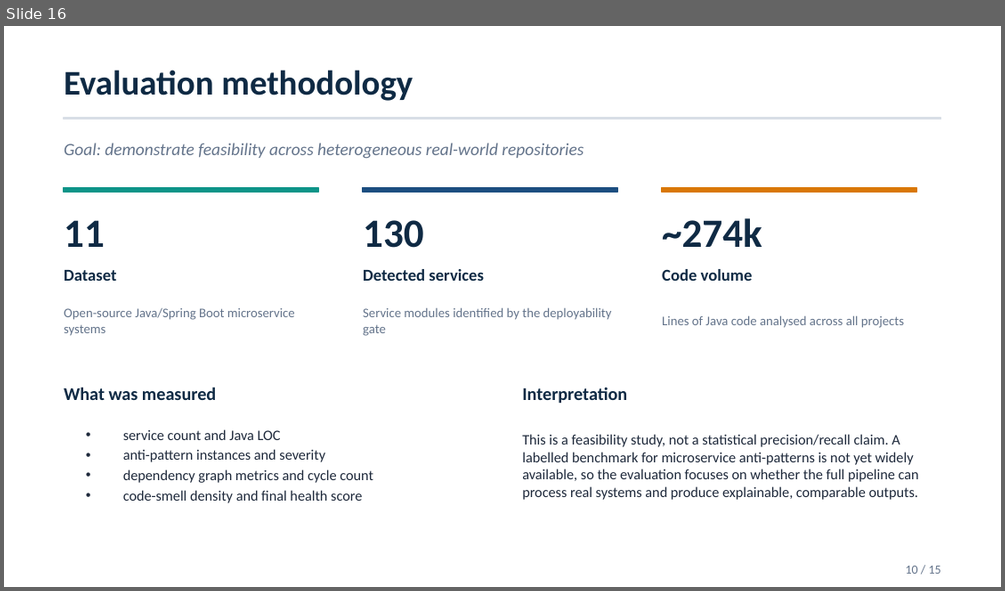
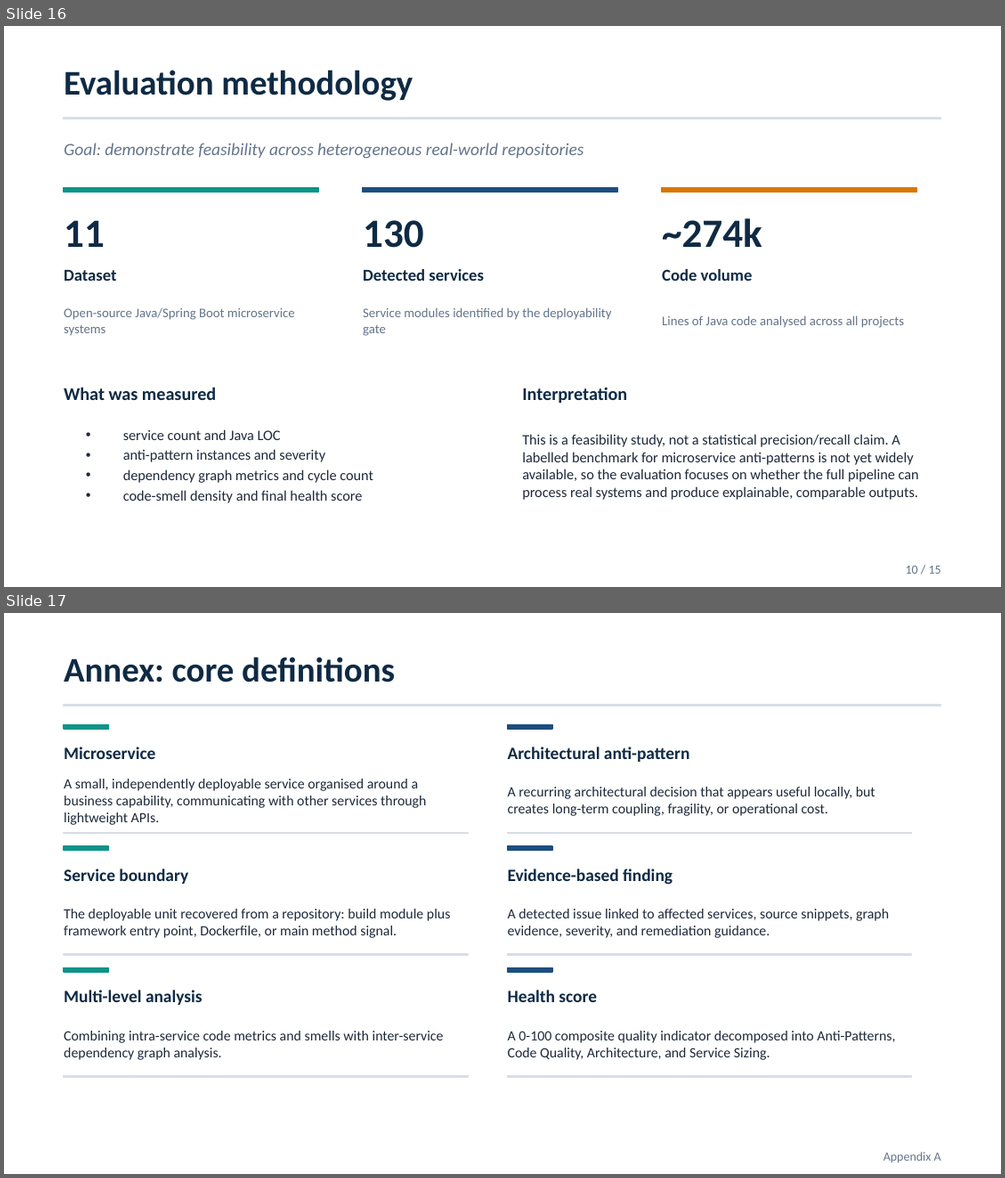
Before and after one commit to andrei45635/dissertation_backend, a slide deck: thesis/presentation/MSA_Detector_Defense_v2.pptx. Shown one above the other, each under a label of ours: slide 16 before the commit, slides 16 and 17 after it. The pictures are 1005x591 and 1005x1178 pixels, drawn with LibreOffice and Linux fonts; fonts in the diff are those of the drawing. Boxes give left, top, right and bottom in pixels: in the first picture for what was removed or moved away, otherwise in the second. Text is boxed around its words. In the diff, an @@ line names an element or a change of style, - is before the commit and + after.

```diff
--- a/thesis/presentation/MSA_Detector_Defense_v2.pptx
+++ b/thesis/presentation/MSA_Detector_Defense_v2.pptx
@@ slide 17 added at bbox=[4, 613, 1001, 1174], background #FFFFFF @@
@@ text added at bbox=[64, 657, 395, 682], 25 pt, text #0F2A44, bold @@
+Annex: core definitions
@@ rectangle added at bbox=[64, 705, 941, 706], fill #D8DEE6, outline #D8DEE6 1 pt @@
@@ rectangle added at bbox=[64, 724, 109, 729], fill #0D9488, outline #0D9488 1 pt @@
@@ rectangle added at bbox=[508, 724, 552, 729], fill #1C4E80, outline #1C4E80 1 pt @@
@@ text added at bbox=[64, 747, 155, 759], 12.5 pt, text #0F2A44, bold @@
+Microservice
@@ text added at bbox=[508, 747, 690, 762], 12.5 pt, text #0F2A44, bold @@
+Architectural anti-pattern
@@ text added at bbox=[64, 779, 426, 825], 10.2 pt, text #1E293B @@
+A small, independently deployable service organised around a business capability, communicating with other services through lightweight APIs.
@@ text added at bbox=[508, 787, 875, 816], 10.2 pt, text #1E293B @@
+A recurring architectural decision that appears useful locally, but creates long-term coupling, fragility, or operational cost.
@@ rectangle added at bbox=[64, 832, 468, 834], fill #D8DEE6, outline #D8DEE6 1 pt @@
@@ rectangle added at bbox=[64, 846, 109, 851], fill #0D9488, outline #0D9488 1 pt @@
@@ rectangle added at bbox=[508, 832, 911, 834], fill #D8DEE6, outline #D8DEE6 1 pt @@
@@ rectangle added at bbox=[508, 846, 552, 851], fill #1C4E80, outline #1C4E80 1 pt @@
@@ text added at bbox=[64, 868, 188, 884], 12.5 pt, text #0F2A44, bold @@
+Service boundary
@@ text added at bbox=[508, 868, 672, 884], 12.5 pt, text #0F2A44, bold @@
+Evidence-based finding
@@ text added at bbox=[64, 908, 450, 938], 10.2 pt, text #1E293B @@
+The deployable unit recovered from a repository: build module plus framework entry point, Dockerfile, or main method signal.
@@ text added at bbox=[508, 908, 889, 938], 10.2 pt, text #1E293B @@
+A detected issue linked to affected services, source snippets, graph evidence, severity, and remediation guidance.
@@ rectangle added at bbox=[64, 954, 468, 955], fill #D8DEE6, outline #D8DEE6 1 pt @@
@@ rectangle added at bbox=[508, 954, 911, 955], fill #D8DEE6, outline #D8DEE6 1 pt @@
@@ rectangle added at bbox=[64, 968, 109, 972], fill #0D9488, outline #0D9488 1 pt @@
@@ rectangle added at bbox=[508, 968, 552, 972], fill #1C4E80, outline #1C4E80 1 pt @@
@@ text added at bbox=[64, 989, 202, 1005], 12.5 pt, text #0F2A44, bold @@
+Multi-level analysis
@@ text added at bbox=[508, 989, 597, 1002], 12.5 pt, text #0F2A44, bold @@
+Health score
@@ text added at bbox=[64, 1030, 444, 1060], 10.2 pt, text #1E293B @@
+Combining intra-service code metrics and smells with inter-service dependency graph analysis.
@@ text added at bbox=[508, 1030, 895, 1060], 10.2 pt, text #1E293B @@
+A 0-100 composite quality indicator decomposed into Anti-Patterns, Code Quality, Architecture, and Service Sizing.
@@ rectangle added at bbox=[64, 1076, 468, 1077], fill #D8DEE6, outline #D8DEE6 1 pt @@
@@ rectangle added at bbox=[508, 1076, 911, 1077], fill #D8DEE6, outline #D8DEE6 1 pt @@
@@ text added at bbox=[883, 1151, 941, 1162], 9 pt, text #64748B @@
+Appendix A
```
Also in this commit, not shown: 4 other slides added, 2 other files.
